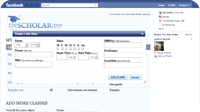
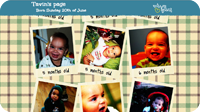
Layer changes from the first 200 x 112 image to the second:
added layer "mmh-child" above "mmh-logo" over [0, 0, 200, 112]
